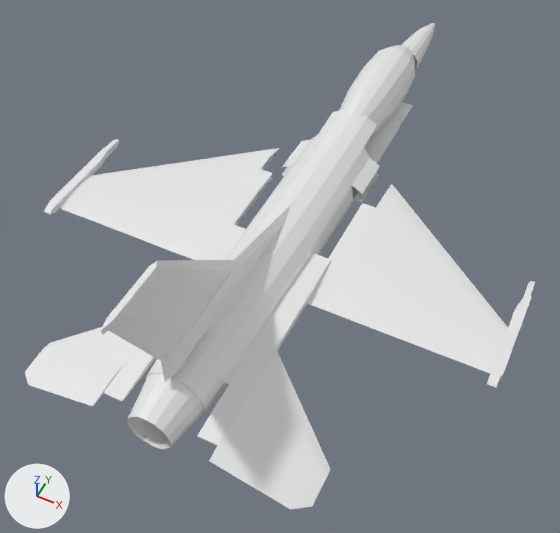
Renders of the Blender file BlenderModels/Planes/NewF16.blend from each side of a commit.
Rendered twice from a camera (50 mm lens) standing at (4.79, -11.86, 11.33) and looking at (0.0, -2.28, -0.65). The axes (+X, +Y, +Z) are drawn at lower left. The lights are the same throughout. The picture after the commit comes second.

In view in the first picture: 'Airbrakes', 'ElevatorLeft', 'ElevatorRight', 'MainFuselage2', 'Nozzle', 'Rudder', 'Sphere', 'Tail', 'WingTipPylons', 'Wings', 'Wings.003'.
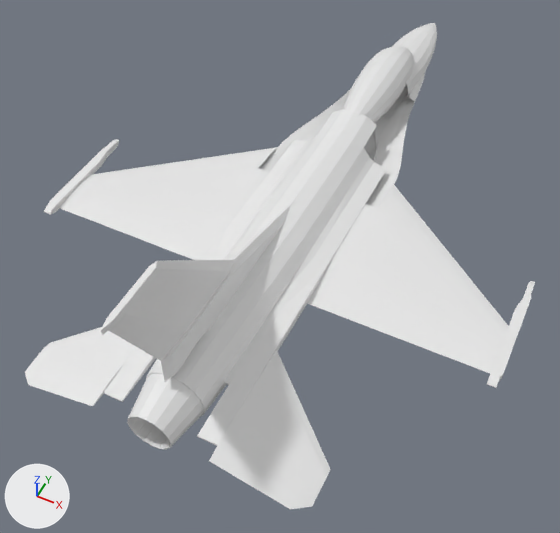
What the commit changed:
me_cylinder_002 is used by ob_mainfuselage2; location (0.0, 0.0, 0.0); rotation (-1.571, 0.0, 0.0), in degrees (-90, 0, 0); scale (0.35, 0.35, 0.35).
me_cylinder_002 had 216 vertices, 183 faces and spanned x -0.1..3.2, y -2.3..2.4, z -17.9..20.6.
me_cylinder_002 now has 300 vertices, 249 faces, 1 loose edge and spans x 0.0..4.0, y -2.5..2.4, z -17.9..20.6.
me_cylinder_002 part 1: 42 vertices moved from x 0.1..2.1, y -1.2..0.7, z -10.9..20.0 to x 0.0..2.3, y -1.9..0.7, z -12.8..20.0; 24 vertices removed from x -0.1..3.2, y -1.0..0.4, z -10.9..20.0; 108 vertices added at x 0.0..4.0, y -2.5..2.3, z -12.8..20.0.
Object 'Sphere' (ob_sphere) moves from (0.0, 3.1, 0.4) to (0.0, 3.1, 0.46).
Object 'Sphere' (ob_sphere) is rescaled from (0.6, 0.63, 2.0) to (0.54, 0.567, 2.0).
Object 'Wings' (ob_wings) moves from (2.7, -1.29, 0.06) to (2.75, -1.29, 0.06).
Object 'Wings.003' (ob_wings_003) moves from (1.9, -2.79, 0.06) to (1.95, -2.79, 0.06).

Boxes [x1, y1, x2, y2] around the edits, measured in the pictures (560 x 533 px):
'MainFuselage2', reshaped
    before: [131, 23, 435, 417]
    after: [131, 23, 437, 417]
'Wings', reshaped, moved
    before: [59, 148, 508, 374]
    after: [59, 147, 508, 374]
'Wings.003', reshaped, moved (60% narrower, 45% shorter)
    before: [97, 211, 442, 353]
    after: [309, 277, 445, 354]
'Sphere', moved, rescaled (14% shorter)
    before: [340, 45, 415, 135]
    after: [343, 46, 414, 123]
part 1 of me_cylinder_002, built on
    before: [203, 23, 435, 352]
    after: [202, 23, 437, 352]
'Wings.005', unchanged, uncovered by the edit
    after: [96, 210, 219, 260]
'Airbrakes', unchanged, covered by the edit
    before: [103, 354, 243, 446]
'AirbrakesTop', unchanged, uncovered by the edit
    after: [103, 354, 243, 446]
